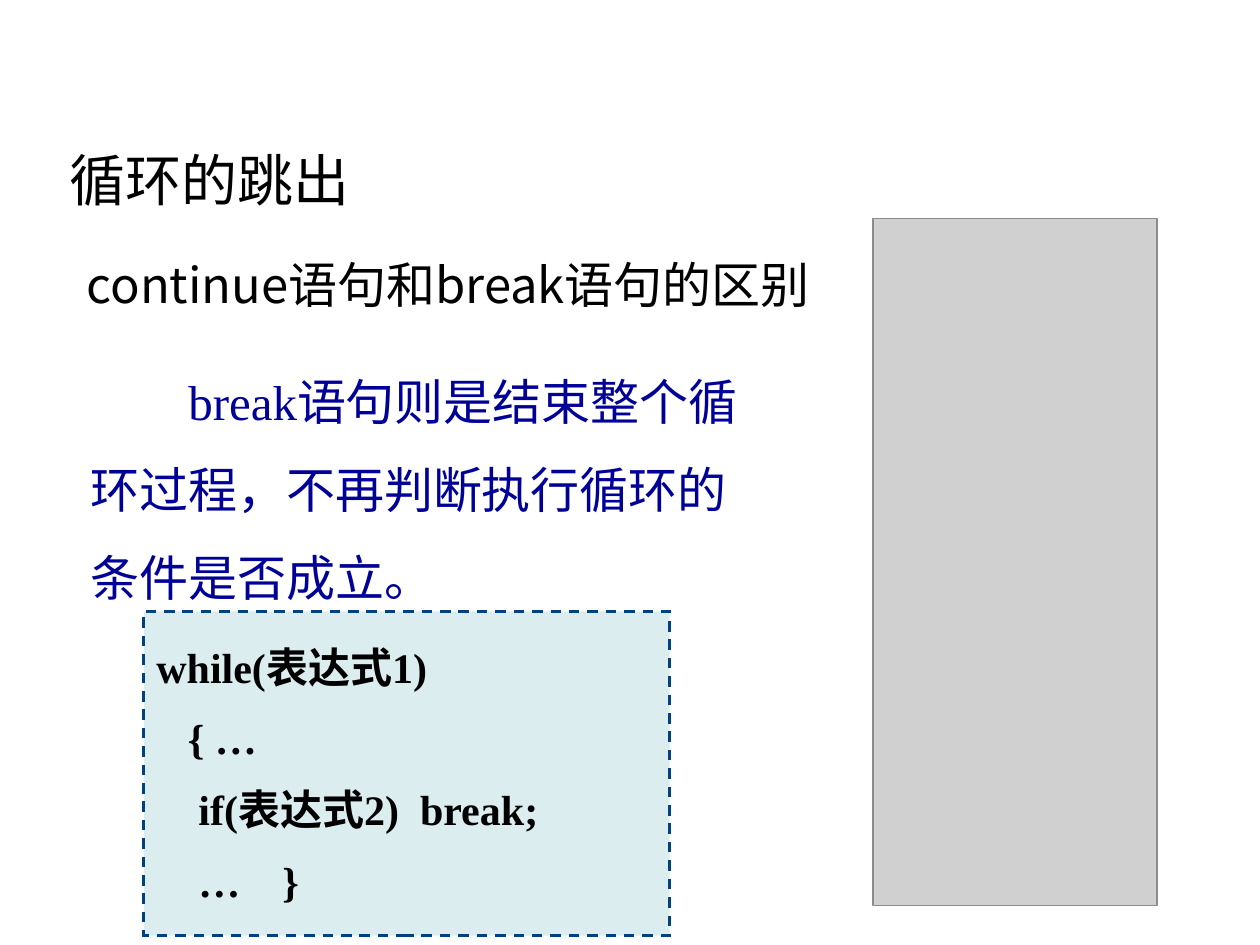
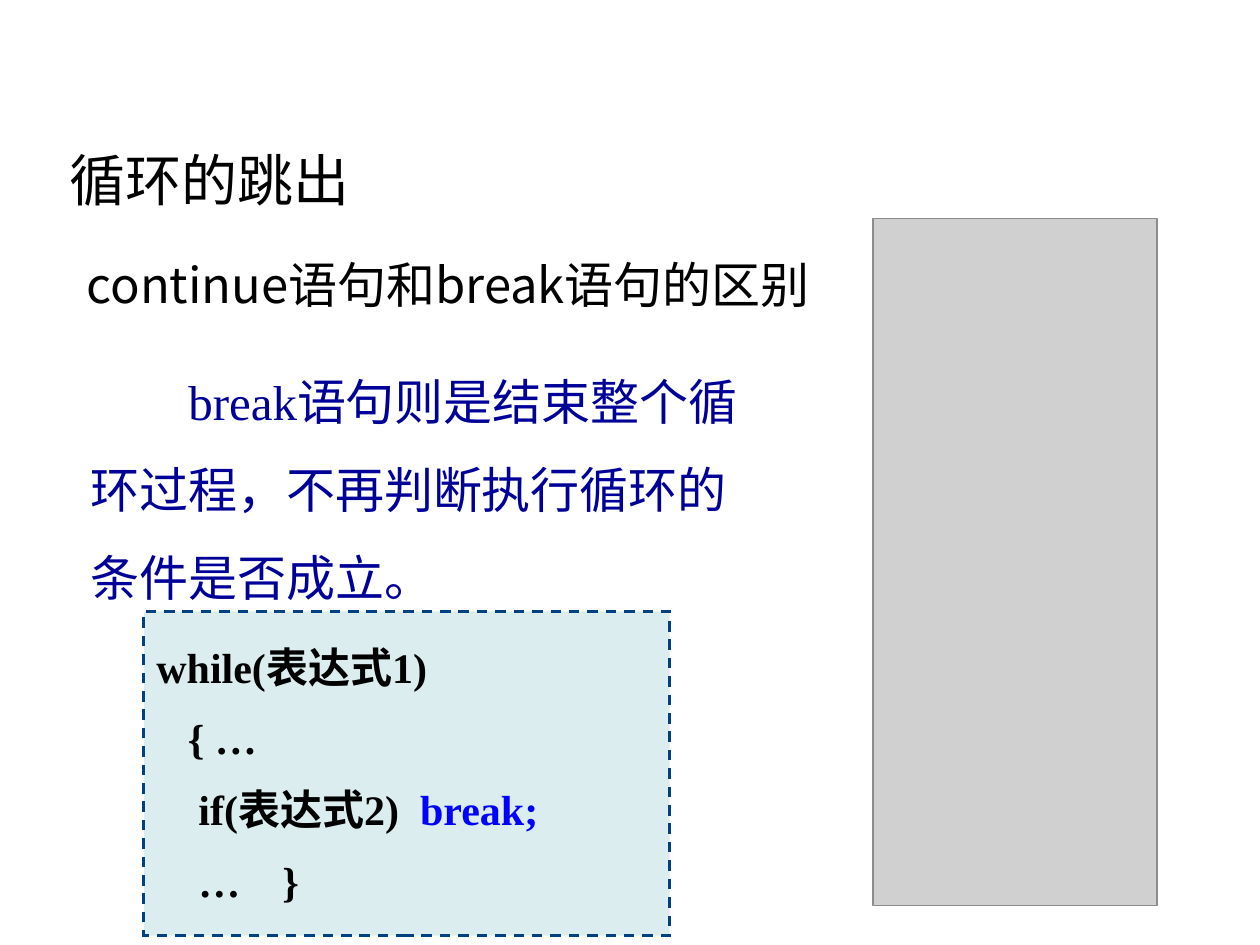
Before and after one commit to rshouc/Advanced-Programming-2018-Autumn, a slide deck: slide 50 of Slides/6 循环语句.pptx. Drawn at 1260x945 pixels with LibreOffice and Linux fonts; fonts in the diff are those of the drawing; grey boxes stand for pictures; background and template pictures are left out. Boxes give left, top, right and bottom in pixels: in the first picture for what was removed or moved away, otherwise in the second. Text is boxed around its words. In the diff, an @@ line names an element or a change of style, - is before the commit and + after.

```diff
--- a/Slides/6 循环语句.pptx
+++ b/Slides/6 循环语句.pptx
@@ text in rectangle at box(198, 793, 538, 834): text colour #000000 to #0000FF in "break;" @@
```
Also in this commit, not shown: 1 other slide changed, 2 other files.
